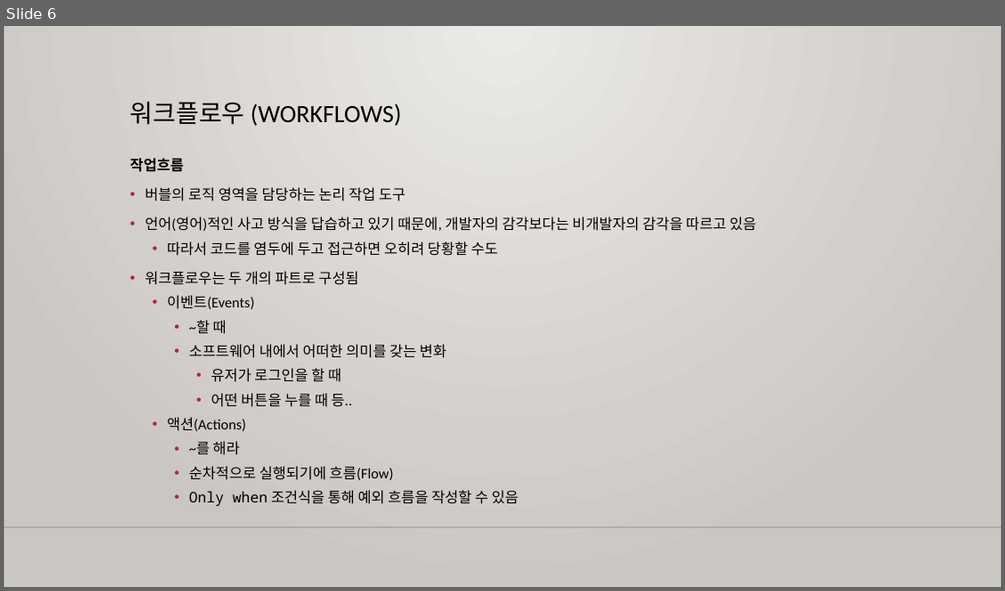
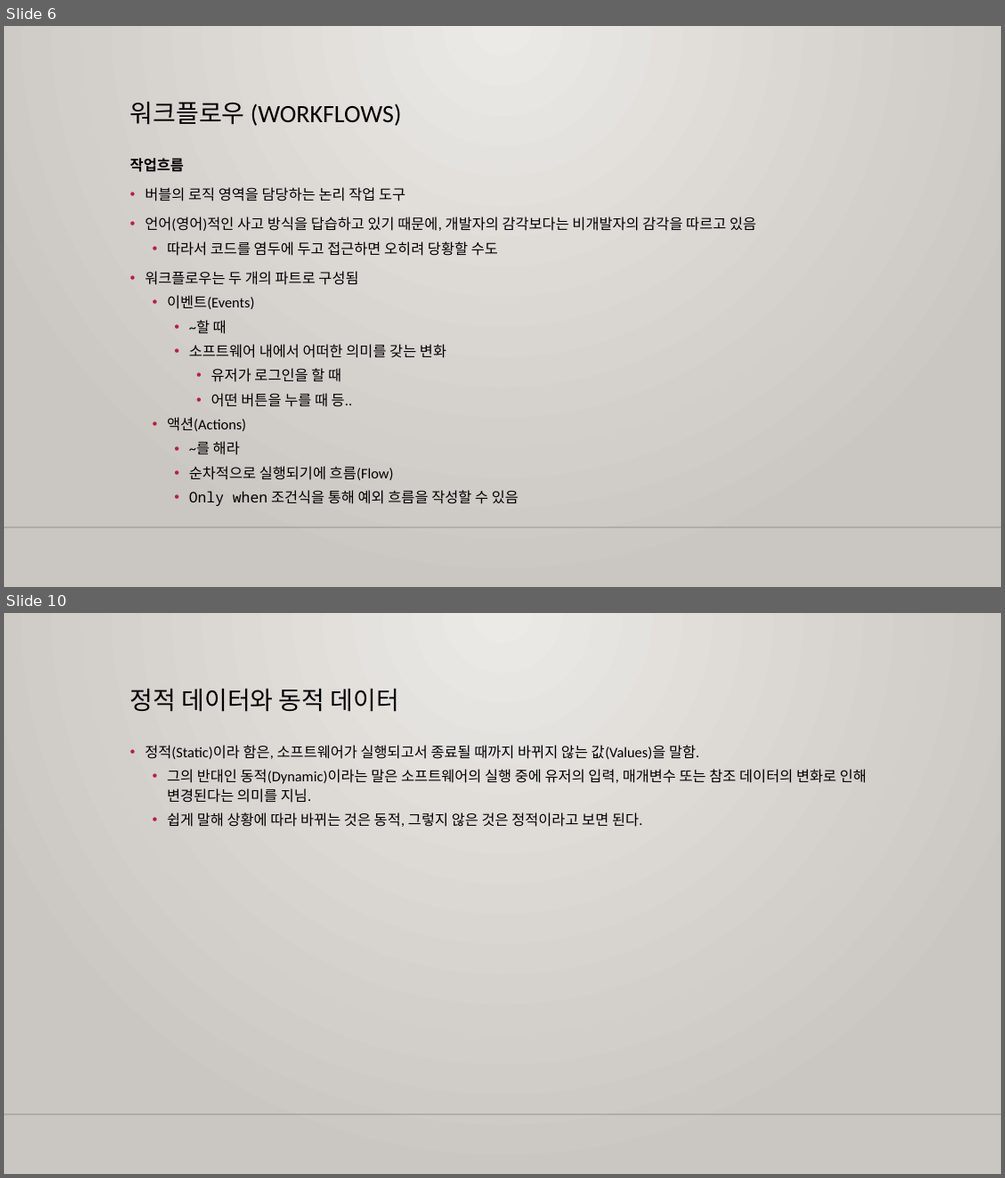
Before and after one commit to m00nlygreat/obsidian-vault, a slide deck: 노코드 엔지니어링/노코드 최강자 버블.pptx. Shown one above the other, each under a label of ours: slide 6 before the commit, slides 6 and 10 after it; the slides between them are not shown. The pictures are 1005x591 and 1005x1178 pixels, drawn with LibreOffice and Linux fonts; fonts in the diff are those of the drawing; background and template pictures are left out. Boxes give left, top, right and bottom in pixels: in the first picture for what was removed or moved away, otherwise in the second. Text is boxed around its words. In the diff, an @@ line names an element or a change of style, - is before the commit and + after.

```diff
--- a/노코드 엔지니어링/노코드 최강자 버블.pptx
+++ b/노코드 엔지니어링/노코드 최강자 버블.pptx
@@ slide 10 added at <box>4,613,1001,1174</box>, background gradient #ECEAE7 to #CAC7C1; not listed: 1 template element that a slide beside it also shows @@
@@ title added at <box>130,689,399,712</box>, 24 pt, text #000000 @@
+정적 데이터와 동적 데이터
@@ text added at <box>145,745,866,827</box>, 14 pt, text #000000 @@
+• 정적(Static)이라 함은, 소프트웨어가 실행되고서 종료될 때까지 바뀌지 않는 값(Values)을 말함.
+  • 그의 반대인 동적(Dynamic)이라는 말은 소프트웨어의 실행 중에 유저의 입력, 매개변수 또는 참조 데이터의 변화로 인해 변경된다는 의미를 지님.
+  • 쉽게 말해 상황에 따라 바뀌는 것은 동적, 그렇지 않은 것은 정적이라고 보면 된다.
```
Also in this commit, not shown: 5 other slides added.
